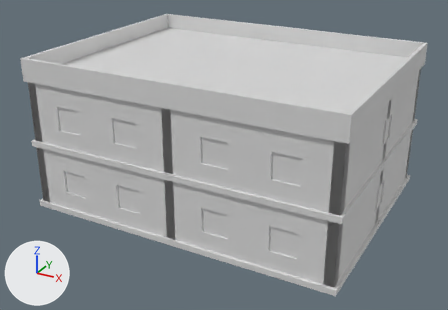
The glTF model frontend/public/model.glb as it was, and as the next commit left it.
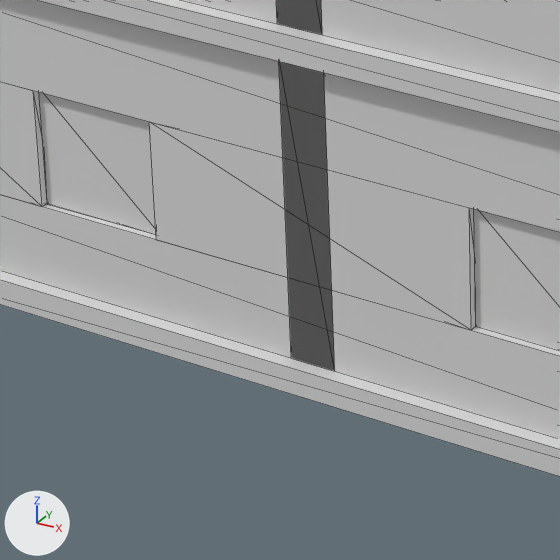
Each version appears first whole from a 50 mm lens placed at (23.7, -22.1, 16.2), pointed at (8.4, 5.7, 2.3), and next in a close-up on the part from 25% to 49% of the width and 54% to 89% of the height. The axes (+X, +Y, +Z) are drawn at lower left. The lights are the same throughout. The last two pictures show the newer version. The close-ups show mesh edges as thin lines.

Objects in the first close-up: 'CTX-L1-COL-10', 'CTX-L1-WIN-021', 'CTX-L1-WIN-022', 'S-101', 'S-201', 'W-102', 'W-202' and 1 more.
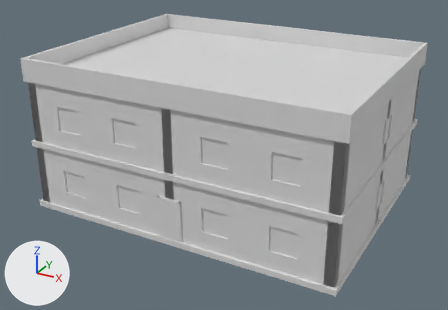
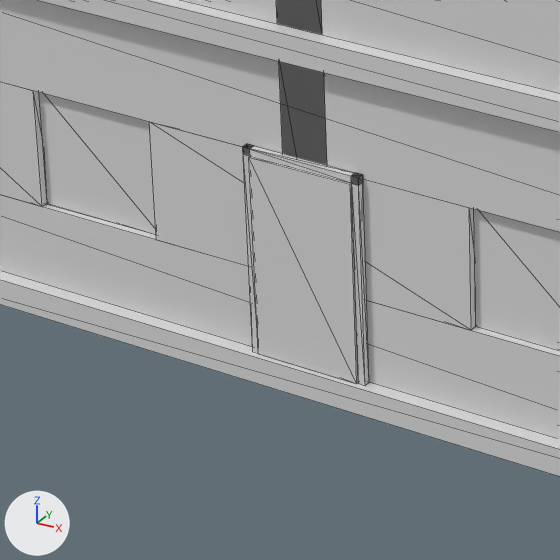
Patch to the scene script:
```diff
--- a/frontend/public/model.glb.py
+++ b/frontend/public/model.glb.py
@@ me_ctx_l1_entrance @@
+me_ctx_l1_entrance.from_pydata(...)  # 28 vertices, 48 faces; spans x 7.85..9.15, y -0.1..-0.01, z 0.0..2.25
+me_ctx_l1_entrance.materials.append(mat_defaultmaterial_024)
@@ ob_ctx_l1_entrance @@
+ob_ctx_l1_entrance = bpy.data.objects.new('CTX-L1-ENTRANCE', me_ctx_l1_entrance)
+ob_ctx_l1_entrance.location = (0.0, 0.0, 0.0)
```

Where the change shows, as pixel boxes (x1, y1, x2, y2) in the close-ups (560 x 560 px):
'CTX-L1-ENTRANCE', added
    after: (243, 144, 369, 385)
'CTX-L1-COL-10', unchanged, covered by the edit
    before: (279, 61, 335, 370)
    after: (279, 61, 327, 165)
